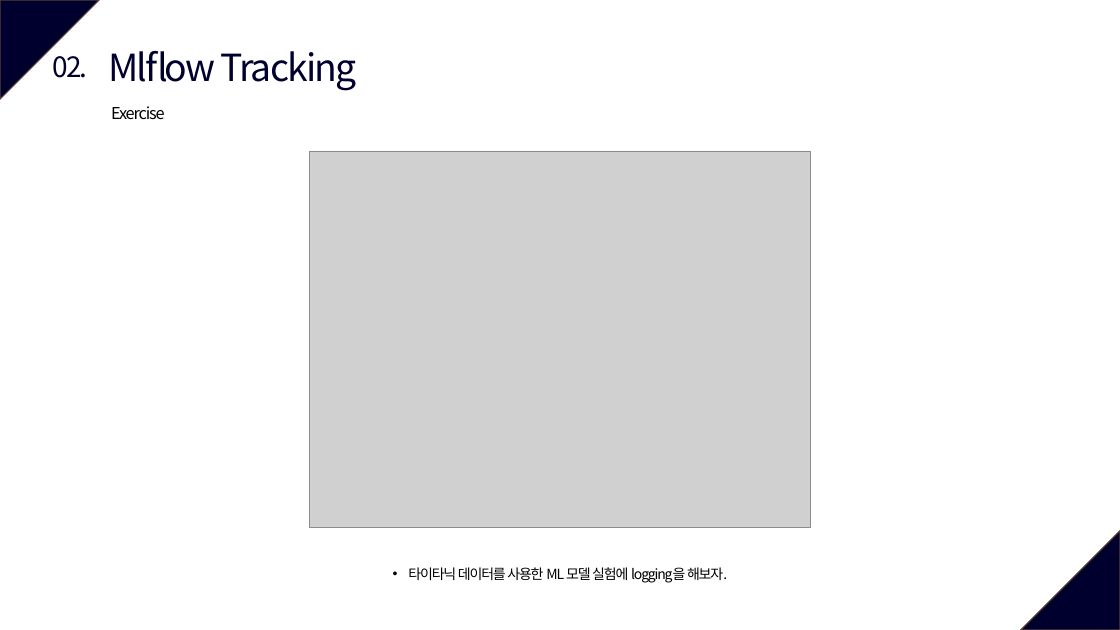
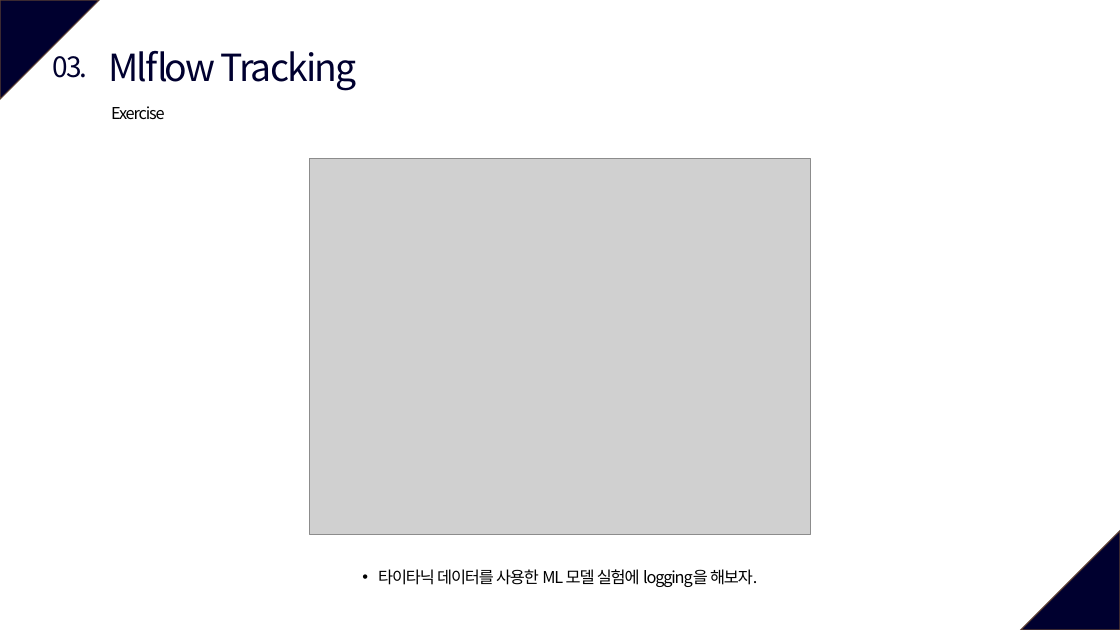
Before and after one commit to vhrehfdl/MLflow_tutorial, a slide deck: slide 17 of MLflow.pptx (slide 12 before the commit). Drawn at 1120x630 pixels with LibreOffice and Linux fonts; fonts in the diff are those of the drawing; grey boxes stand for pictures. Boxes give left, top, right and bottom in pixels: in the first picture for what was removed or moved away, otherwise in the second. Text is boxed around its words. In the diff, an @@ line names an element or a change of style, - is before the commit and + after.

```diff
--- a/MLflow.pptx
+++ b/MLflow.pptx
@@ text at bbox=[52, 56, 87, 78]: text changed @@
-02.
+03.
@@ picture: place and size @@
-picture at bbox=[310, 151, 811, 528]
+picture at bbox=[310, 158, 811, 534]
@@ text "타이타닉 데이터를 사용한 ML 모델 ...": place and size @@
-text "타이타닉 데이터를 사용한 ML 모델 ..." at bbox=[408, 567, 727, 583]
+text "타이타닉 데이터를 사용한 ML 모델 ..." at bbox=[378, 569, 757, 587]
@@ text "타이타닉 데이터를 사용한 ML 모델 ..." at bbox=[378, 569, 757, 587]: size 12 to 14 pt; line spacing 2 to 1 @@
```
Also in this commit, not shown: 18 other slides changed, 5 slides added.
